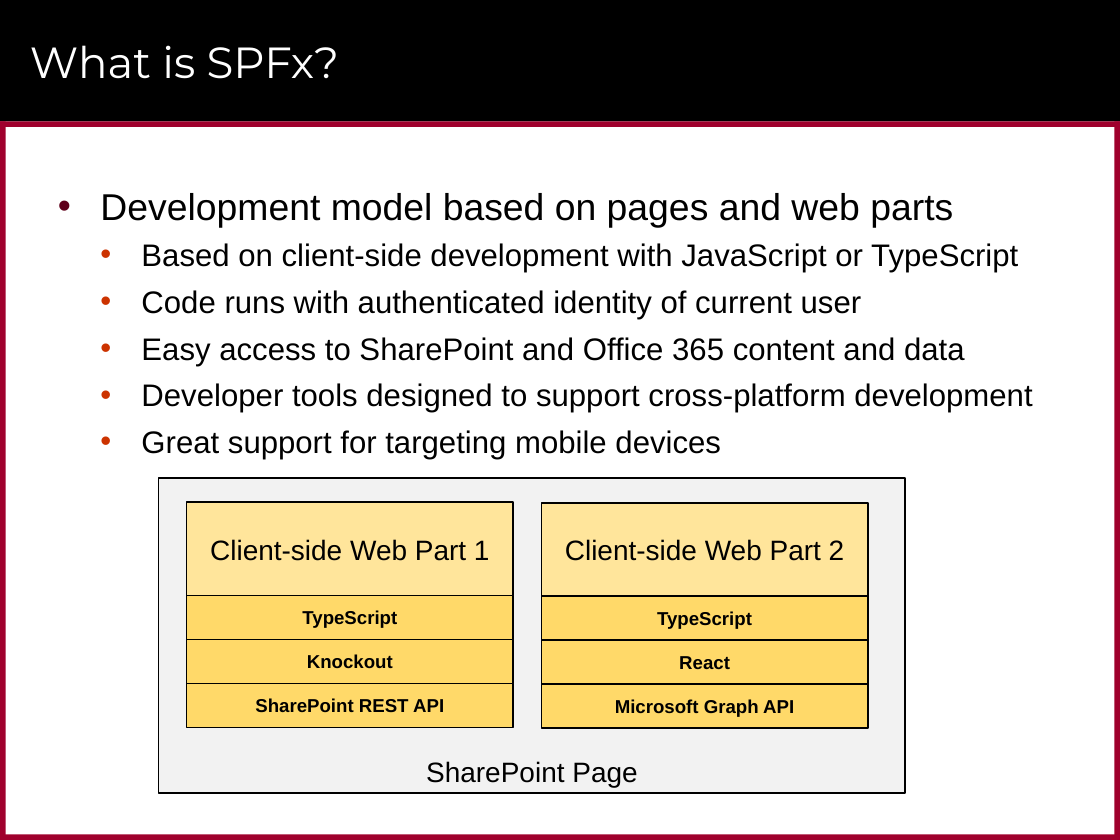
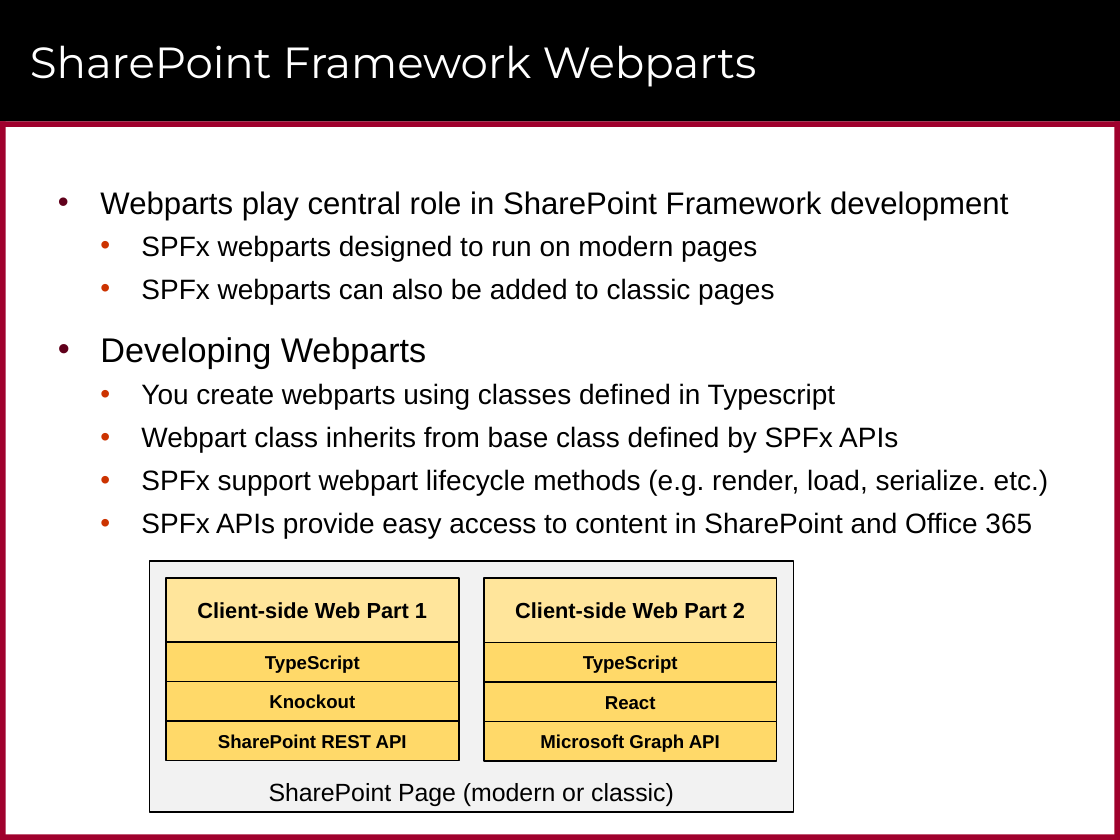
Before and after one commit to CriticalPathTraining/MSD365_Courseware, a slide deck: slide 6 of 04 SharePointFramework.pptx (slide 4 before the commit). Drawn at 1120x840 pixels with LibreOffice and Linux fonts; fonts in the diff are those of the drawing; background and template pictures are left out. Boxes give left, top, right and bottom in pixels: in the first picture for what was removed or moved away, otherwise in the second. Text is boxed around its words. In the diff, an @@ line names an element or a change of style, - is before the commit and + after.

```diff
--- a/04 SharePointFramework.pptx
+++ b/04 SharePointFramework.pptx
@@ title at <box>30,45,757,87</box>: text changed @@
-What is SPFx?
+SharePoint Framework Webparts
@@ text at <box>100,191,1048,538</box>: text changed; size 20 to 18 pt @@
-• Development model based on pages and web parts
-  • Based on client-side development with JavaScript or TypeScript
-  • Code runs with authenticated identity of current user
-  • Easy access to SharePoint and Office 365 content and data
-  • Developer tools designed to support cross-platform development
-  • Great support for targeting mobile devices
+• Webparts play central role in SharePoint Framework development
+  • SPFx webparts designed to run on modern pages
+  • SPFx webparts can also be added to classic pages
+• Developing Webparts
+  • You create webparts using classes defined in Typescript
+  • Webpart class inherits from base class defined by SPFx APIs
+  • SPFx support webpart lifecycle methods (e.g. render, load, serialize. etc.)
+  • SPFx APIs provide easy access to content in SharePoint and Office 365
@@ rectangle "SharePoint Page (modern or classic)": place and size @@
-rectangle "SharePoint Page (modern or classic)" at <box>159,478,906,793</box>
+rectangle "SharePoint Page (modern or classic)" at <box>149,561,793,812</box>
@@ rectangle "Client-side Web Part 1": place and size @@
-rectangle "Client-side Web Part 1" at <box>187,502,514,595</box>
+rectangle "Client-side Web Part 1" at <box>166,578,458,642</box>
@@ rectangle "Client-side Web Part 1" at <box>166,578,458,642</box>: size 18 to 14 pt, bold on @@
@@ rectangle "Client-side Web Part 2" at <box>484,578,776,643</box>: size 18 to 14 pt, bold on @@
@@ rectangle "Client-side Web Part 2": place and size @@
-rectangle "Client-side Web Part 2" at <box>541,503,868,596</box>
+rectangle "Client-side Web Part 2" at <box>484,578,776,643</box>
@@ rectangle "TypeScript": place and size @@
-rectangle "TypeScript" at <box>187,596,514,640</box>
+rectangle "TypeScript" at <box>166,642,458,681</box>
@@ rectangle "TypeScript": place and size @@
-rectangle "TypeScript" at <box>541,596,868,640</box>
+rectangle "TypeScript" at <box>484,643,776,682</box>
@@ rectangle "Knockout": place and size @@
-rectangle "Knockout" at <box>187,640,514,683</box>
+rectangle "Knockout" at <box>166,682,458,721</box>
@@ rectangle "React": place and size @@
-rectangle "React" at <box>541,640,868,683</box>
+rectangle "React" at <box>484,682,776,721</box>
@@ rectangle "SharePoint REST API": place and size @@
-rectangle "SharePoint REST API" at <box>187,683,514,727</box>
+rectangle "SharePoint REST API" at <box>166,721,458,760</box>
@@ rectangle "Microsoft Graph API": place and size @@
-rectangle "Microsoft Graph API" at <box>541,684,868,728</box>
+rectangle "Microsoft Graph API" at <box>484,721,776,760</box>
@@ text in rectangle at <box>269,783,674,806</box>: text changed; size 18 to 16 pt @@
-SharePoint Page
+SharePoint Page (modern or classic)
```
Also in this commit, not shown: 7 other slides changed, 12 slides added, 10 slides removed, 9 other files.
